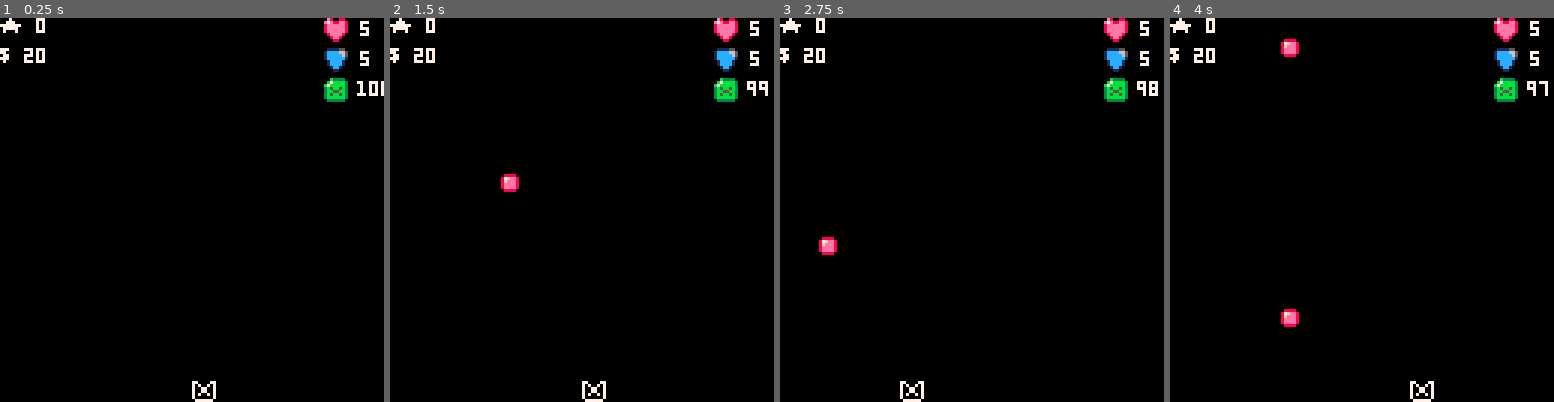
Above: before the commit, frames 1-4 (left to right).
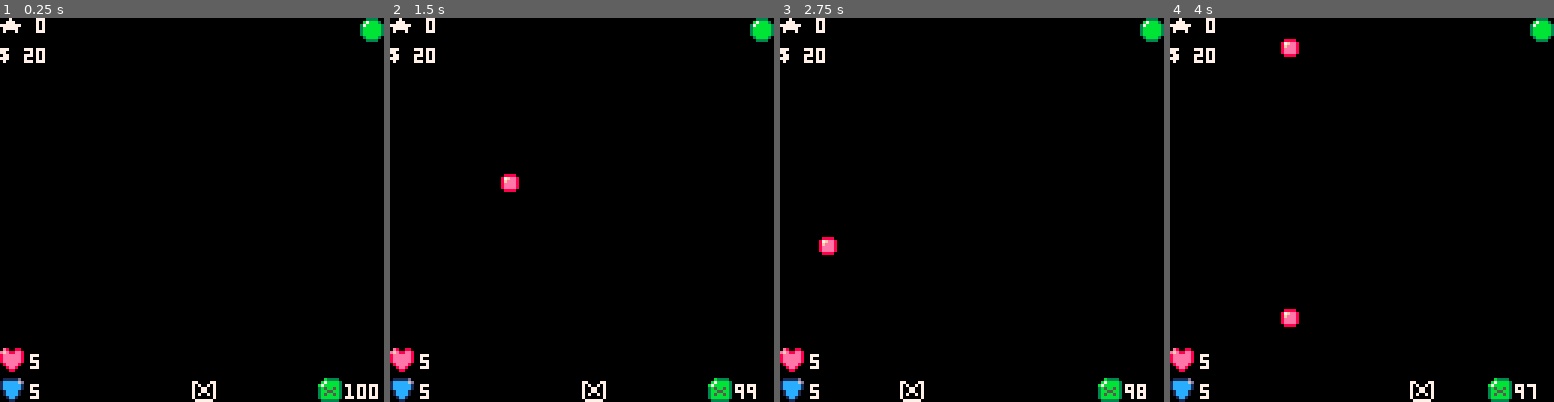
Above: after the commit, the same moments.

Repository: NinetiesPaul/Orion-s-Defender
Game: PICO-8 cartridge orionsdefender.p8
The game is run twice, just before and just after one commit, with the same random seed, the same clock (stepped at 60 frames per second) and the same inputs.
Inputs:
- Up to frame 1 (0.25 s): no input
- Up to frame 2 (1.5 s): tap O (Z key) at 0.33, 0.7, 1.43 s; tap X (X key) at 1.07 s
- Up to frame 3 (2.75 s): hold Left 1.97-2.37 s; tap X (X key) at 2.07, 2.4, 2.73 s; tap O (Z key) at 2.22 s; hold Down from 2.42 s (still down)
- Up to frame 4 (4 s): release Down at 2.82 s; hold Right 2.87-3.53 s; tap X (X key) at 3.07, 3.4, 3.73 s; tap O (Z key) at 3.1, 3.98 s; hold Up from 3.58 s (still down)

The runs differ from the first frame. In frame 1, 2.7% of the frame differs, in the area x 0-100%, y 0-100%; in frame 2, 2.6%; in frame 3, 2.7%; in frame 4, 2.6%.

Commit message:
ui changes; sprites change; added threat level indicator; added enemy health;

Diff:
--- a/orionsdefender.p8
+++ b/orionsdefender.p8
@@ -10,7 +10,9 @@
 health = 5
 armor = 5
 score = 0
-difficulty = 2
+bullet_damage = 1
+bullet_cooldown = 3
+difficulty = 1
 scraps = 20
 
 clock = 0
@@ -27,34 +29,22 @@
 function _draw()
  if battling == false then
   cls()
-  print("★ " .. score,0,0, 7)
-  print("$ " .. scraps,0,10)
-
-  spr(003,108,0)
-  print(health,120,1)
-  spr(004,108,10)
-  print(armor,120,11)
-  spr(005,108,20)
-  print(flr(fuel),119,21)
-
-  spr(ship_image,ship_x,ship_y)
+  draw_ui()
+		spr(ship_image,ship_x,ship_y)
+		threat_level = 006
+		if (difficulty == 2) threat_level = 022
+		if (difficulty == 3) threat_level = 038
+  spr(threat_level,120,0)
+
   foreach(encounters, draw_encounter)
  end
  if battling == true then
   cls()
-  print("★ " .. score,0,0)
-  print("$ " .. scraps,0,10)
-
-  spr(003,108,0)
-  print(health,120,1)
-  spr(004,108,10)
-  print(armor,120,11)
-  spr(005,108,20)
-  print(flr(fuel),119,21)
-
-  print("enemies left " .. enemy_count,0,120)
-
+  draw_ui()
+  spr(016,106,112)
+  print(enemy_count,115,114)
   spr(ship_image,ship_x,ship_y)
+
   if (clock % 30 == 0) create_enemy_bullet()
   foreach(enemies, draw_enemy)
   foreach(enemy_bullets, draw_enemy_bullet)
@@ -116,6 +106,7 @@
   enemy.lx = enemy.x+rnd(20)+20
   enemy.ly = enemy.y+rnd(20)+20
   enemy.move_forward = true
+  enemy.health = 3 * difficulty
   dy = flr(rnd(4))
 	 if (dy == 0) dy = 1
   enemy.dy = dy
@@ -157,6 +148,18 @@
   del(enemy_bullets,eb)
  end
 end
+
+function draw_ui()
+  print("★ " .. score,0,0, 7)
+  print("$ " .. scraps,0,10)
+
+  spr(003,0,110)
+  print(health,10,112)
+  spr(004,0,120)
+  print(armor,10,122)
+  spr(005,106,120)
+  print(flr(fuel),115,122)
+end
 -->8
 --encounters
 encounters = {}
@@ -212,10 +215,14 @@
      e.x <= b.x+6 and
      e.y >= b.y-4 and
      e.y <= b.y+6 then
-   score += 100
-   enemy_count -= 1
+   e.health -= bullet_damage
   	del(bullets,b)
-  	del(enemies,e)
+
+   if (e.health <= 0) then
+  	 del(enemies,e)
+   	enemy_count -= 1
+   	score += 100
+  	end
   end
  end
 end
@@ -241,6 +248,11 @@
 
 function draw_enemy(e)
  spr(016,e.x,e.y)
+
+
+ print(e.health,e.x+9,e.y)
+ --endpoint = e.x+16
+ --line(e.x+8,e.y,endpoint,e.y, 11)
 end
 
 function draw_enemy_bullet(eb)
Not shown, changed: 48 lines of the sprite sheet (__gfx__) section of orionsdefender.p8
Not shown, changed: the thumbnail (__label__) section of orionsdefender.p8
